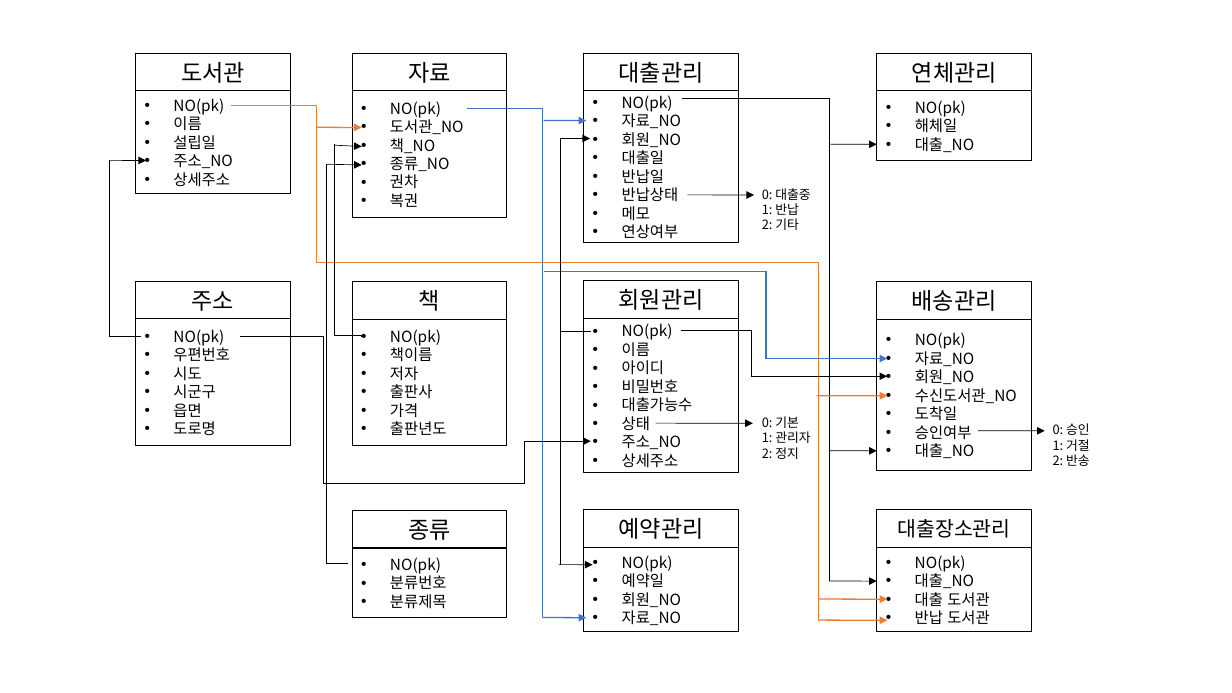
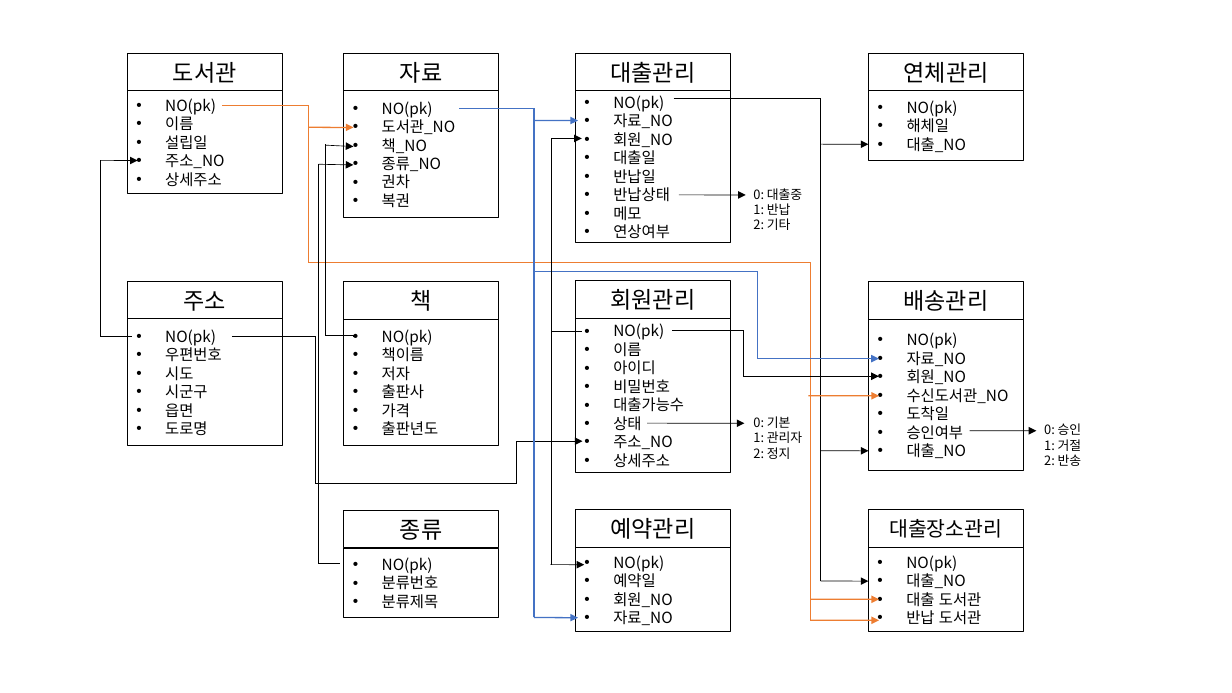
Before and after one commit to Hwangtaehun/librarysystem, a slide deck: slide 1 of 발표자료/발표ppt.ppt. Drawn at 1232x693 pixels with LibreOffice and Linux fonts; fonts in the diff are those of the drawing. Boxes give left, top, right and bottom in pixels: in the first picture for what was removed or moved away, otherwise in the second. Text is boxed around its words. In the diff, an @@ line names an element or a change of style, - is before the commit and + after.

```diff
--- a/발표자료/발표ppt.ppt
+++ b/발표자료/발표ppt.ppt
@@ 22 rectangles, 16 arrows, 9 elbow lines, 4 elbow arrows, 3 texts: place and size @@
-22 rectangles, 16 arrows, 9 elbow lines, 4 elbow arrows, 3 texts at <box>109,53,1090,632</box>
+22 rectangles, 16 arrows, 9 elbow lines, 4 elbow arrows, 3 texts at <box>101,53,1082,632</box>
```
Also in this commit, not shown: 1 other slide changed, 8 other files.
